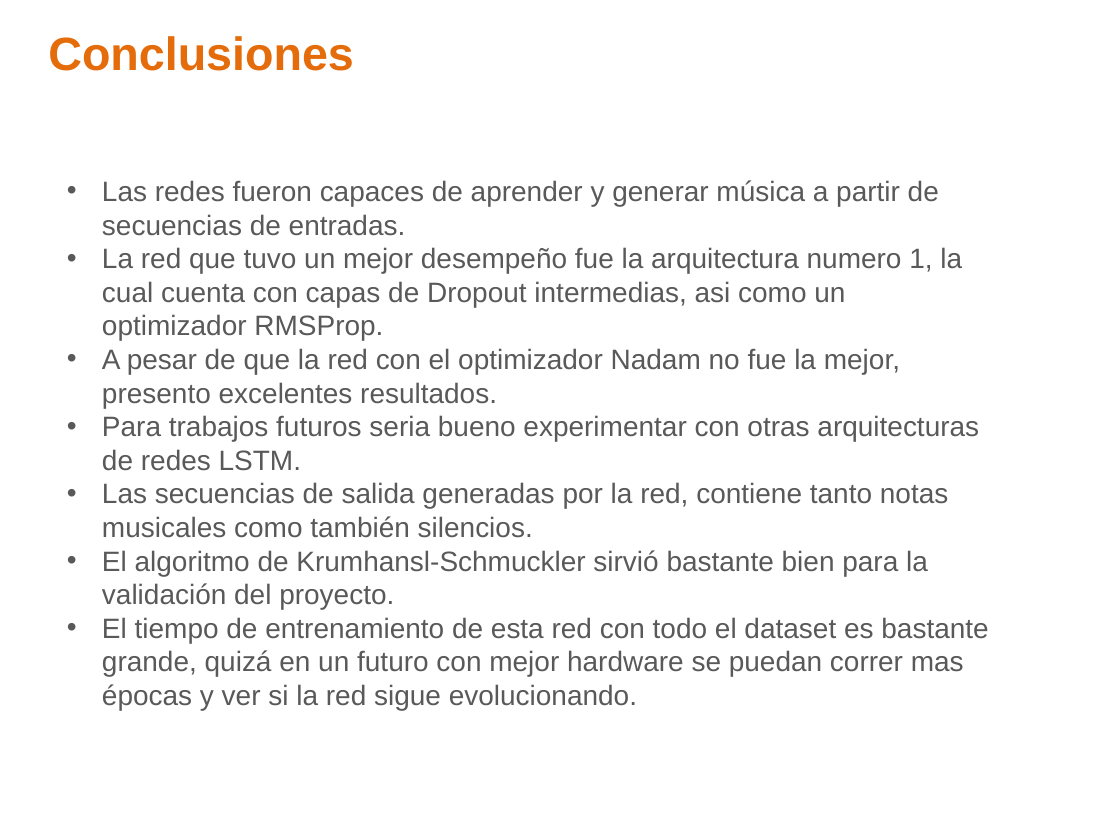
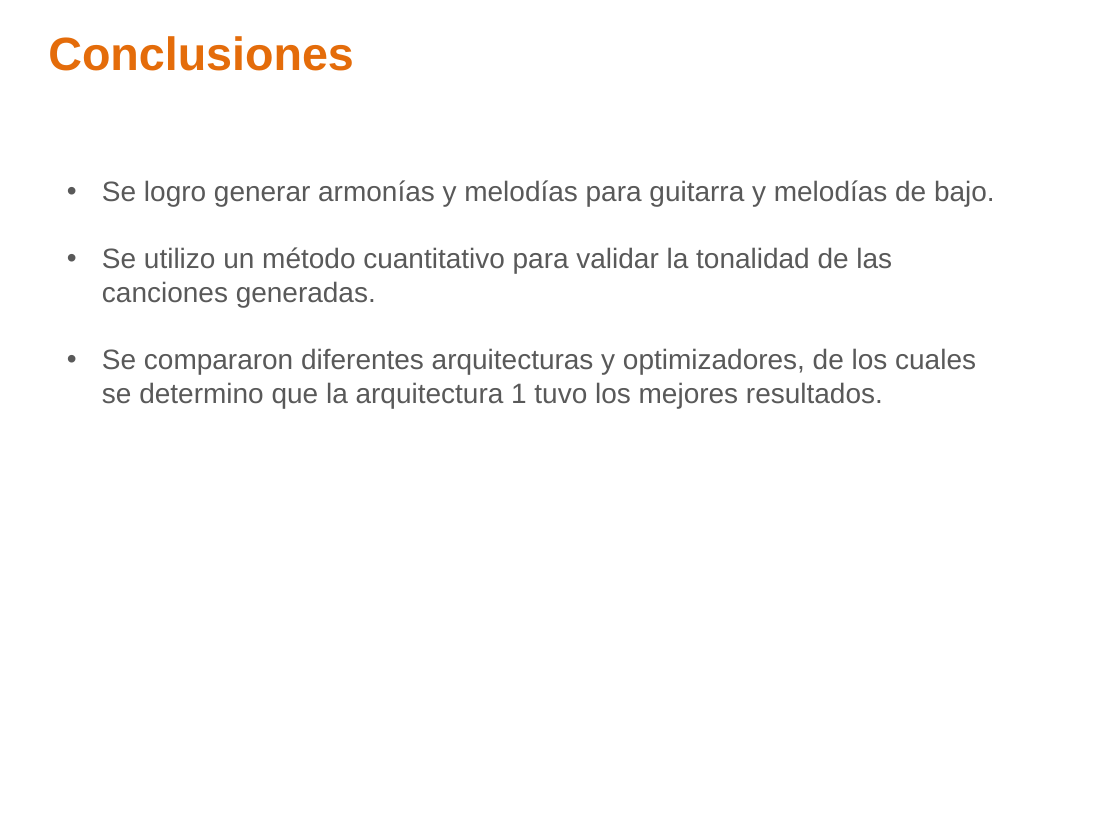
Before and after one commit to ealn/Tesis, a slide deck: slide 24 of documentos/Presentacion.pptx (slide 25 before the commit). Drawn at 1120x840 pixels with LibreOffice and Linux fonts; fonts in the diff are those of the drawing; background and template pictures are left out. Boxes give left, top, right and bottom in pixels: in the first picture for what was removed or moved away, otherwise in the second. Text is boxed around its words. In the diff, an @@ line names an element or a change of style, - is before the commit and + after.

```diff
--- a/documentos/Presentacion.pptx
+++ b/documentos/Presentacion.pptx
@@ text at box(102, 180, 995, 408): text changed @@
-• Las redes fueron capaces de aprender y generar música a partir de secuencias de entradas.
-• La red que tuvo un mejor desempeño fue la arquitectura numero 1, la cual cuenta con capas de Dropout intermedias, asi como un optimizador RMSProp.
-• A pesar de que la red con el optimizador Nadam no fue la mejor, presento excelentes resultados.
-• Para trabajos futuros seria bueno experimentar con otras arquitecturas de redes LSTM.
-• Las secuencias de salida generadas por la red, contiene tanto notas musicales como también silencios.
-• El algoritmo de Krumhansl-Schmuckler sirvió bastante bien para la validación del proyecto.
-• El tiempo de entrenamiento de esta red con todo el dataset es bastante grande, quizá en un futuro con mejor hardware se puedan correr mas épocas y ver si la red sigue evolucionando.
+• Se logro generar armonías y melodías para guitarra y melodías de bajo.
+• Se utilizo un método cuantitativo para validar la tonalidad de las canciones generadas.
+• Se compararon diferentes arquitecturas y optimizadores, de los cuales se determino que la arquitectura 1 tuvo los mejores resultados.
```
Also in this commit, not shown: 1 other slide changed, 1 slide added, 11 other files.
